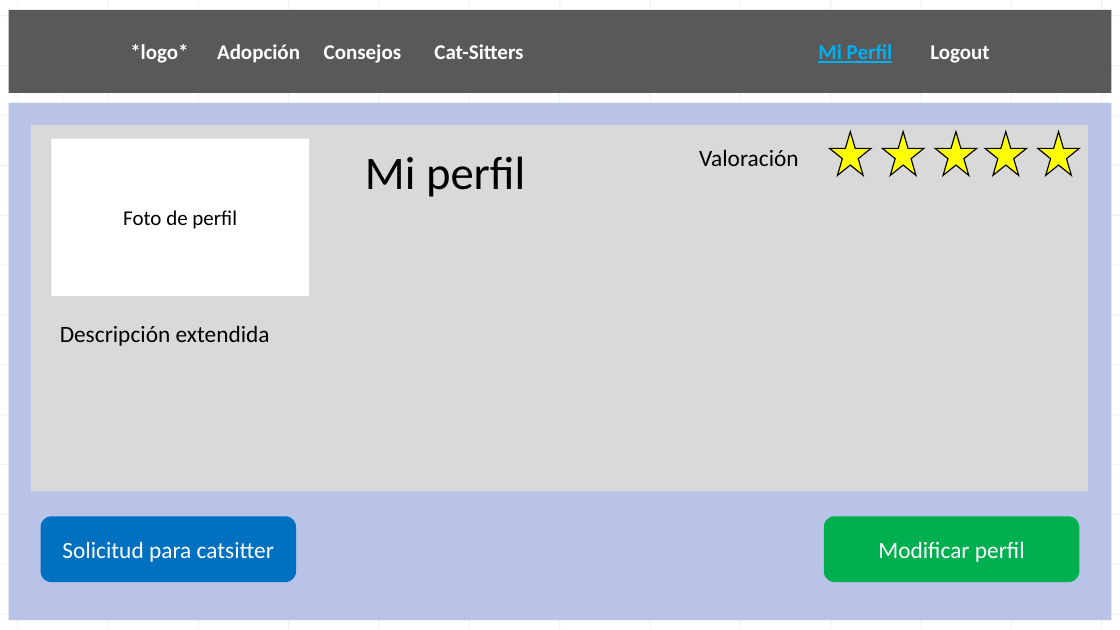
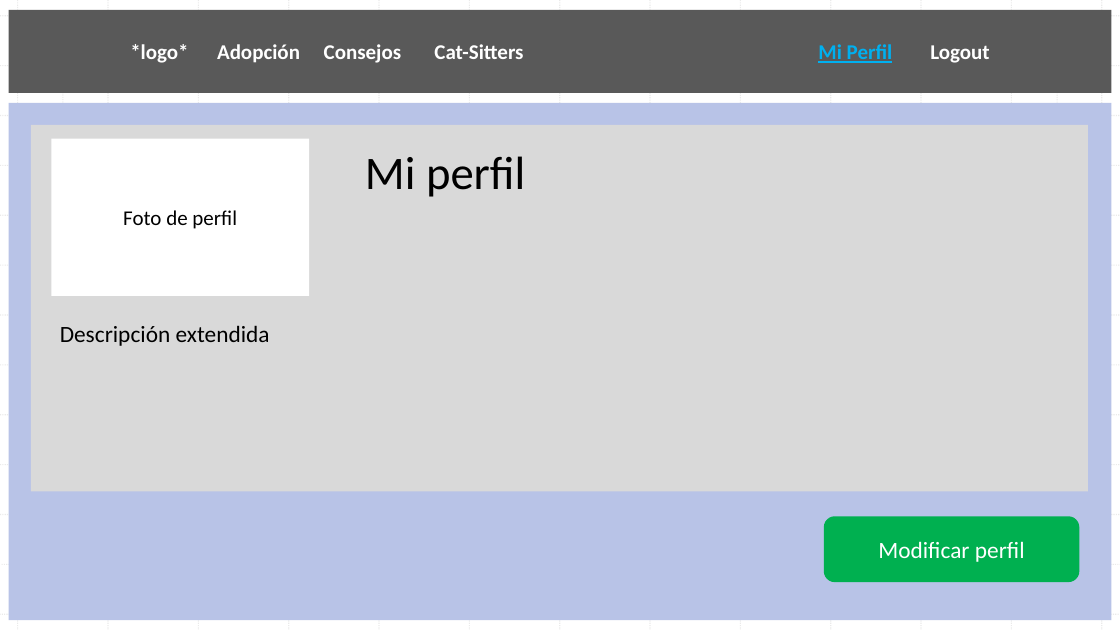
Before and after one commit to AndresIturria/Cat-Attack, a slide deck: slide 8 of Docs/wireframe cat-attack.pptx. Drawn at 1120x630 pixels with LibreOffice and Linux fonts; fonts in the diff are those of the drawing. Boxes give left, top, right and bottom in pixels: in the first picture for what was removed or moved away, otherwise in the second. Text is boxed around its words. In the diff, an @@ line names an element or a change of style, - is before the commit and + after.

Commit message:
Wireframe modificado y quitado boton de catsitter del perfil

```diff
--- a/Docs/wireframe cat-attack.pptx
+++ b/Docs/wireframe cat-attack.pptx
@@ text removed at [699,149,798,166] @@
-Valoración
@@ star removed at [830,132,872,176] @@
@@ star removed at [882,132,924,176] @@
@@ star removed at [935,132,977,176] @@
@@ star removed at [986,132,1028,176] @@
@@ star removed at [1038,132,1080,176] @@
@@ rounded rectangle removed at [40,517,296,582] @@
-Solicitud para catsitter
```
Also in this commit, not shown: 2 other slides changed, 1 other file.
